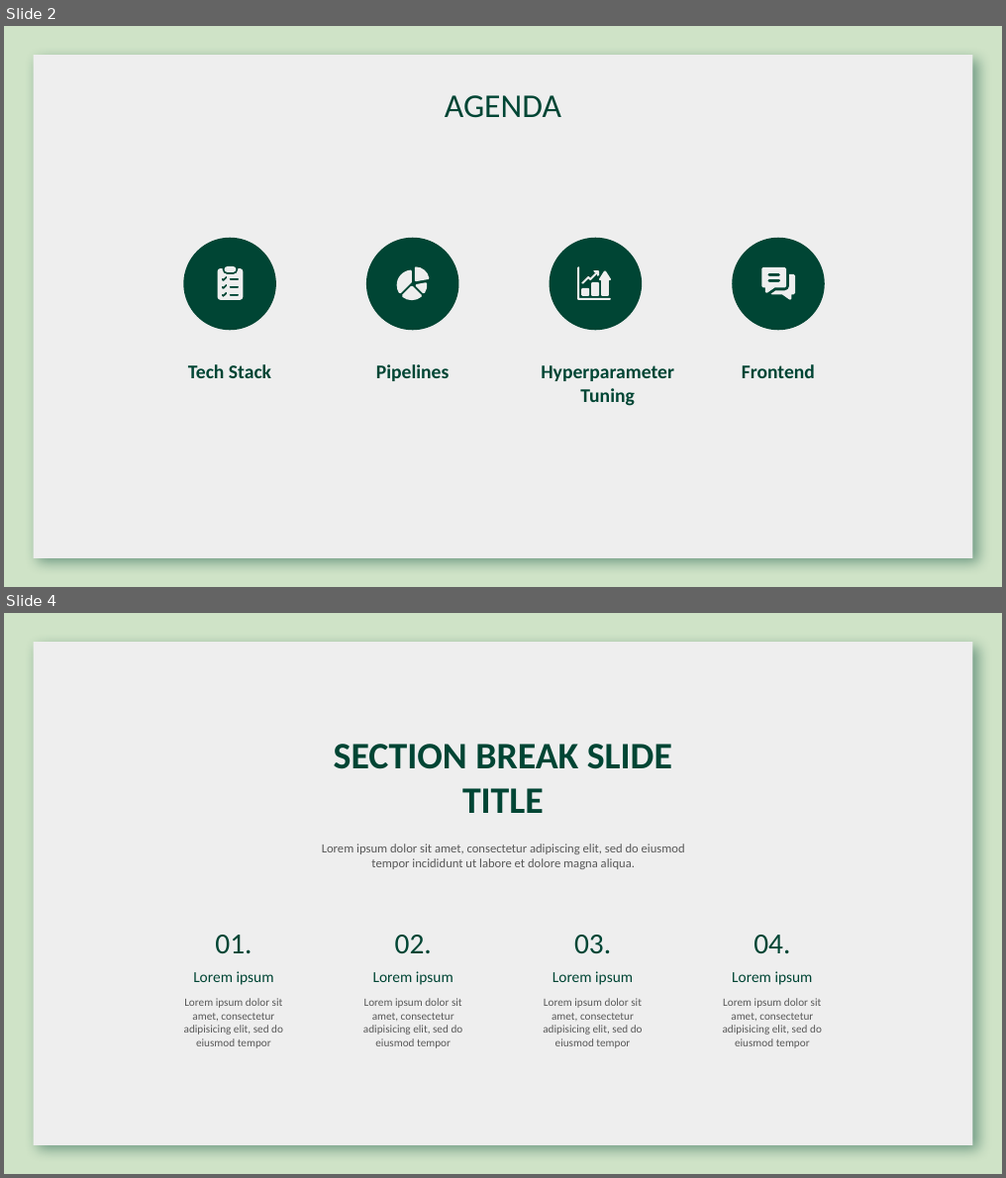
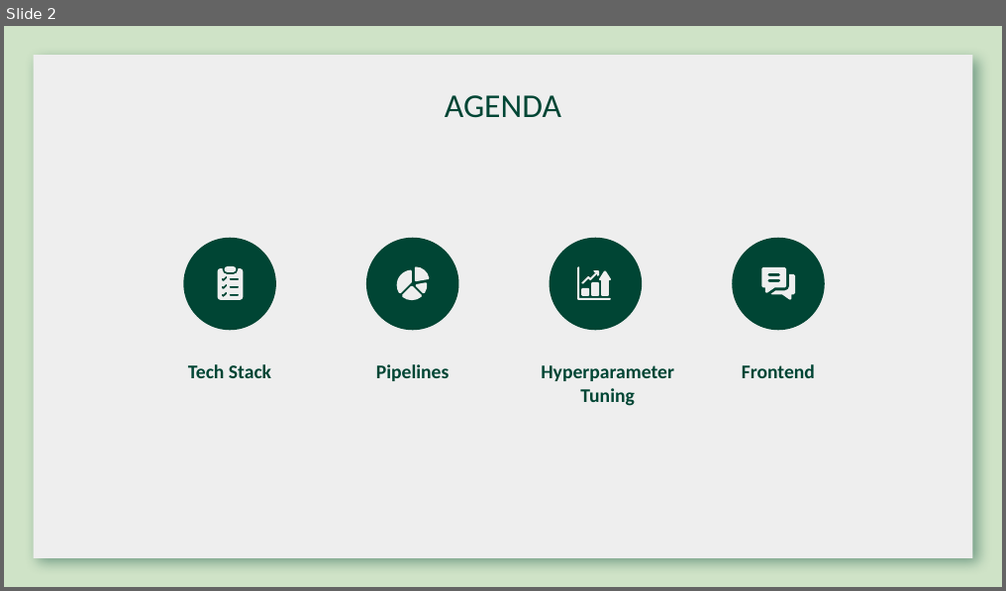
Before and after one commit to lydra4/Horses-or-Humans, a slide deck: slides/Horses or Humans.pptx. Shown one above the other, each under a label of ours: slides 2 and 4 before the commit, slide 2 after it; the slides between them are not shown. The pictures are 1006x1178 and 1006x591 pixels, drawn with LibreOffice and Linux fonts; fonts in the diff are those of the drawing; background and template pictures are left out. Boxes give left, top, right and bottom in pixels: in the first picture for what was removed or moved away, otherwise in the second. Text is boxed around its words. In the diff, an @@ line names an element or a change of style, - is before the commit and + after.

```diff
--- a/slides/Horses or Humans.pptx
+++ b/slides/Horses or Humans.pptx
@@ slide 4 removed at box(4, 613, 1002, 1174), background #CFE3C7; not listed: 1 template element that a slide beside it also shows @@
@@ text removed at box(334, 744, 672, 813) @@
-SECTION BREAK SLIDE TITLE
@@ text removed at box(322, 844, 685, 869) @@
-Lorem ipsum dolor sit amet, consectetur adipiscing elit, sed do eiusmod tempor incididunt ut labore et dolore magna aliqua.
@@ text removed at box(215, 935, 252, 955) @@
-01.
@@ text removed at box(395, 935, 432, 954) @@
-02.
@@ text removed at box(574, 935, 611, 955) @@
-03.
@@ text removed at box(753, 935, 790, 955) @@
-04.
@@ text removed at box(184, 998, 283, 1049) @@
-Lorem ipsum dolor sit amet, consectetur adipisicing elit, sed do eiusmod tempor
@@ text removed at box(193, 971, 274, 985) @@
-Lorem ipsum
@@ text removed at box(363, 998, 463, 1049) @@
-Lorem ipsum dolor sit amet, consectetur adipisicing elit, sed do eiusmod tempor
@@ text removed at box(373, 971, 453, 985) @@
-Lorem ipsum
@@ text removed at box(543, 998, 643, 1049) @@
-Lorem ipsum dolor sit amet, consectetur adipisicing elit, sed do eiusmod tempor
@@ text removed at box(552, 971, 633, 985) @@
-Lorem ipsum
@@ text removed at box(723, 998, 822, 1049) @@
-Lorem ipsum dolor sit amet, consectetur adipisicing elit, sed do eiusmod tempor
@@ text removed at box(732, 971, 813, 985) @@
-Lorem ipsum
```
Also in this commit, not shown: 2 other slides changed, 11 slides added, 21 other slides removed.
